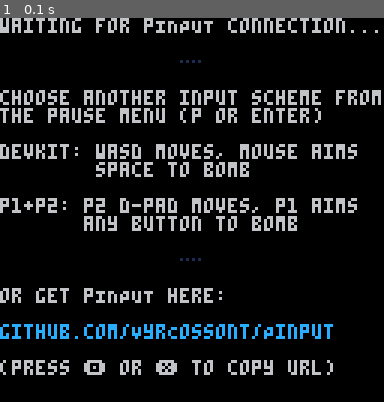
Above: before the commit, frame 1.
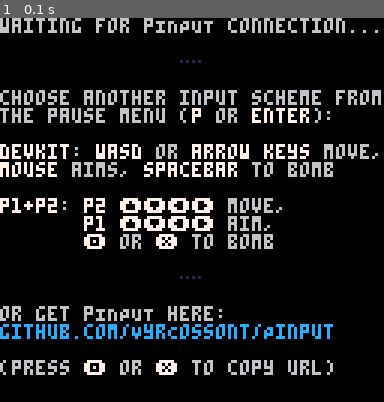
Above: after the commit, the same moment.

Repository: VyrCossont/Pinput
Game: PICO-8 cartridge PICO-8/games/spin.p8
The game is run twice, just before and just after one commit, with the same random seed, the same clock (stepped at 60 frames per second) and the same inputs.
Inputs:
- Up to frame 1 (0.1 s): no input

The runs differ from the first frame. In frame 1, 9.6% of the frame differs, in the area x 0-99%, y 23-93%.

Commit message:
Spin: persist prefs and high score

Diff:
--- a/PICO-8/games/spin/debug.lua
+++ b/PICO-8/games/spin/debug.lua
@@ -1,8 +1,10 @@
 -- debugging functions
+
+cartdata_overlay_enabled = 2
 
 function overlay_init()
 -- render debug overlay and profiling HUD
- overlay_enabled = true
+ overlay_enabled = dget(cartdata_overlay_enabled) == 0
  overlay_menuitem()
 end
 
@@ -10,8 +12,10 @@
  overlay_enabled = not overlay_enabled
  if overlay_enabled then
   menuitem(2, "◆ debug overlay", overlay_menuitem)
+  dset(cartdata_overlay_enabled, 1)
  else
   menuitem(2, "○  debug overlay", overlay_menuitem)
+  dset(cartdata_overlay_enabled, 0)
  end
  return true
 end
--- a/PICO-8/games/spin/draw.lua
+++ b/PICO-8/games/spin/draw.lua
@@ -9,27 +9,7 @@
 
 function _draw()
  if record_replay == nil and not input_is_inited() then
-  cls()
-  print("waiting for pINPUT connection...")
-  print("")
-  print("               \f1…\f6")
-  print("")
-  print("choose another input scheme from")
-  print("the pause menu (p or enter)")
-  print("")
-  print("devkit: wasd moves, mouse aims")
-  print("        space to bomb")
-  print("")
-  print("p1+p2: p2 d-pad moves, p1 aims")
-  print("       any button to bomb")
-  print("")
-  print("               \f1…\f6")
-  print("")
-  print("or get pINPUT here:")
-  print("")
-  print("\fcgithub.com/VyrCossont/Pinput\f6")
-  print("")
-  print("(press 🅾️ or ❎ to copy url)")
+  input_draw_instructions()
   return
  elseif record_replay == nil and not input_is_connected() then
   cls()
@@ -66,41 +46,41 @@
 
 -- todo: reuse/extract format functions
 
--- always 3 chars wide
+-- always 6 drawn chars wide
 function hud_lives_text()
  if num_lives > 3 then
-  return " " .. num_lives .. glyph_claw
+  return "    " .. num_lives .. glyph_claw
  else
   local s = ""
   for _ = 1, num_lives do
    s = glyph_claw .. s
   end
-  while #s < 3 do
+  for _ = 1, 6 - (num_lives * 2) do
    s = " " .. s
   end
   return s
  end
 end
 
--- always 3 chars wide
+-- always 6 drawn chars wide
 function hud_bombs_text()
  if num_bombs > 3 then
-  return glyph_bomb .. num_bombs .. " "
+  return glyph_bomb .. num_bombs .. "    "
  else
   local s = ""
   for _ = 1, num_bombs do
    s = s .. glyph_bomb
   end
-  while #s < 3 do
+  for _ = 1, 6 - (num_bombs * 2) do
    s = s .. " "
   end
   return s
  end
 end
 
--- always 9 chars wide
-function hud_score_text()
- local s = tostr(score, 2)
+-- x: 32-bit integer
+function format_with_commas(x)
+ local s = tostr(x, 2)
  local chunks = {}
  for i = #s, 1, -3 do
   add(
@@ -112,6 +92,12 @@
  for i = 2, #chunks do
   s = s .. "," .. chunks[i]
  end
+ return s
+end
+
+-- always 9 chars wide
+function hud_score_text()
+ local s = format_with_commas(score)
  while #s < 9 do
   s = s .. " "
  end
@@ -120,8 +106,11 @@
 
 -- always 9 chars wide
 function hud_highscore_text()
- -- todo: store high score in cartdata
- return "9,999,999"
+ local s = format_with_commas(highscore)
+ while #s < 9 do
+  s = " " .. s
+ end
+ return s
 end
 
 function draw()
--- a/PICO-8/games/spin/init.lua
+++ b/PICO-8/games/spin/init.lua
@@ -1,7 +1,11 @@
 -- _init()
+
+cartdata_highscore = 0
 
 -- one-time init
 function _init()
+ cartdata("vyrcossont_geometry_wars_0")
+ highscore = dget(cartdata_highscore)
  input_init()
  overlay_init()
  restart_init()
@@ -59,6 +63,12 @@
 
 -- todo: move this
 function kill_ship()
+ -- save high score
+ if score > highscore then
+  highscore = score
+  dset(cartdata_highscore, highscore)
+ end
+
  -- restart game
  restart_init()
 
--- a/PICO-8/games/spin/input.lua
+++ b/PICO-8/games/spin/input.lua
@@ -20,6 +20,33 @@
 
 -- compatibility input modes
 -- for when you're not cool enough to have Pinput installed
+
+cartdata_input_mode_index = 1
+
+-- explain how to use this game
+function input_draw_instructions()
+ cls()
+ print("waiting for pINPUT connection...")
+ print("")
+ print("               \f1…\f6")
+ print("")
+ print("choose another input scheme from")
+ print("the pause menu (\f7p\f6 or \f7enter\f6):")
+ print("")
+ print("\f7devkit\f6: \f7wasd\f6 or \f7arrow keys\f6 move,")
+ print("\f7mouse\f6 aims, \f7spacebar\f6 to bomb")
+ print("")
+ print("\f7p1+p2\f6: \f7p2\f6 \f7⬆️⬇️⬅️➡️\f6 move,")
+ print("       \f7p1\f6 \f7⬆️⬇️⬅️➡️\f6 aim,")
+ print("       \f7🅾️\f6 or \f7❎\f6 to bomb")
+ print("")
+ print("               \f1…\f6")
+ print("")
+ print("or get pINPUT here:")
+ print("\fcgithub.com/VyrCossont/Pinput\f6")
+ print("")
+ print("(press \f7🅾️\f6 or \f7❎\f6 to copy url)")
+end
 
 -- does nothing
 function input_noop()
@@ -65,7 +92,10 @@
  }
 
  -- currently selected mode
- input_mode_index = 1
+ input_mode_index = dget(cartdata_input_mode_index)
+ if input_mode_index == 0 then
+  input_mode_index = 1
+ end
 
  -- functions defined by current input mode
  input_is_inited = nil
@@ -103,6 +133,7 @@
  input_is_connected = mode.is_connected
  input_stick = mode.stick
  input_trigger = mode.trigger
+ dset(cartdata_input_mode_index, input_mode_index)
 end
 
 -- devkit mode: mouse and keyboard
